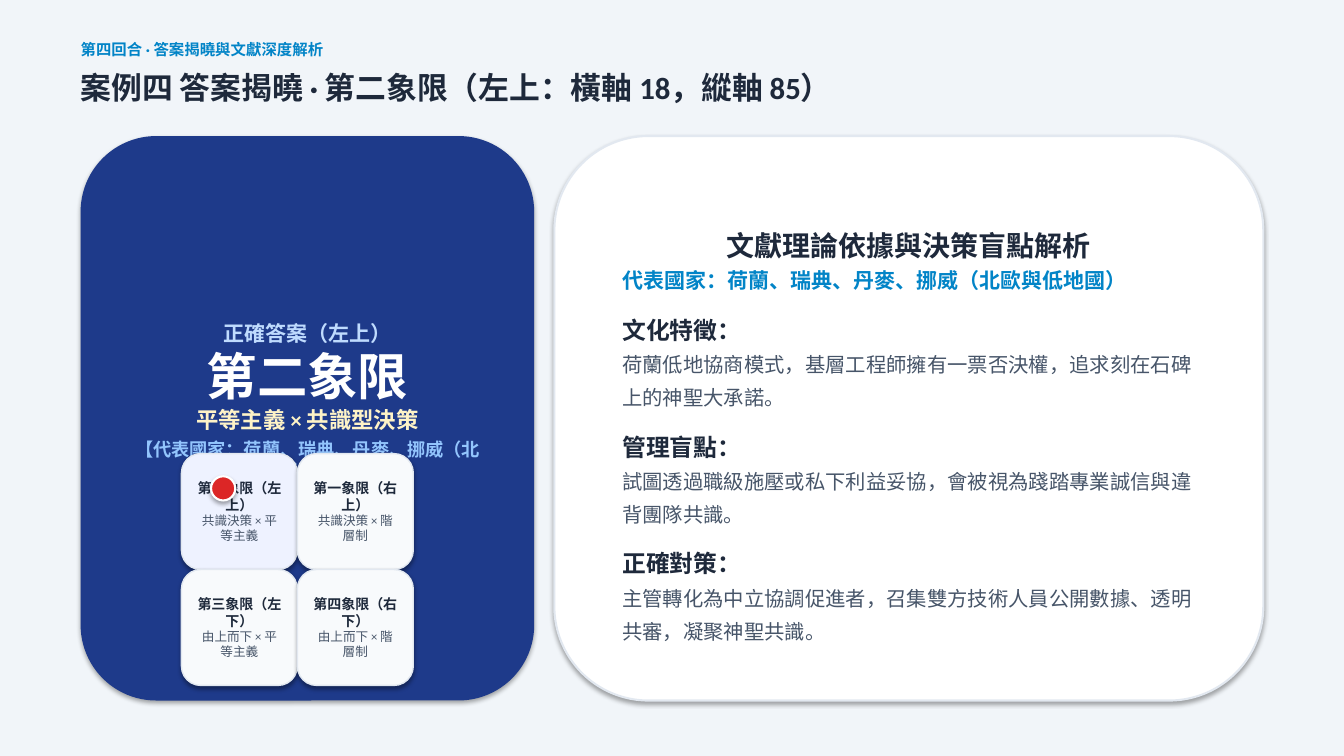
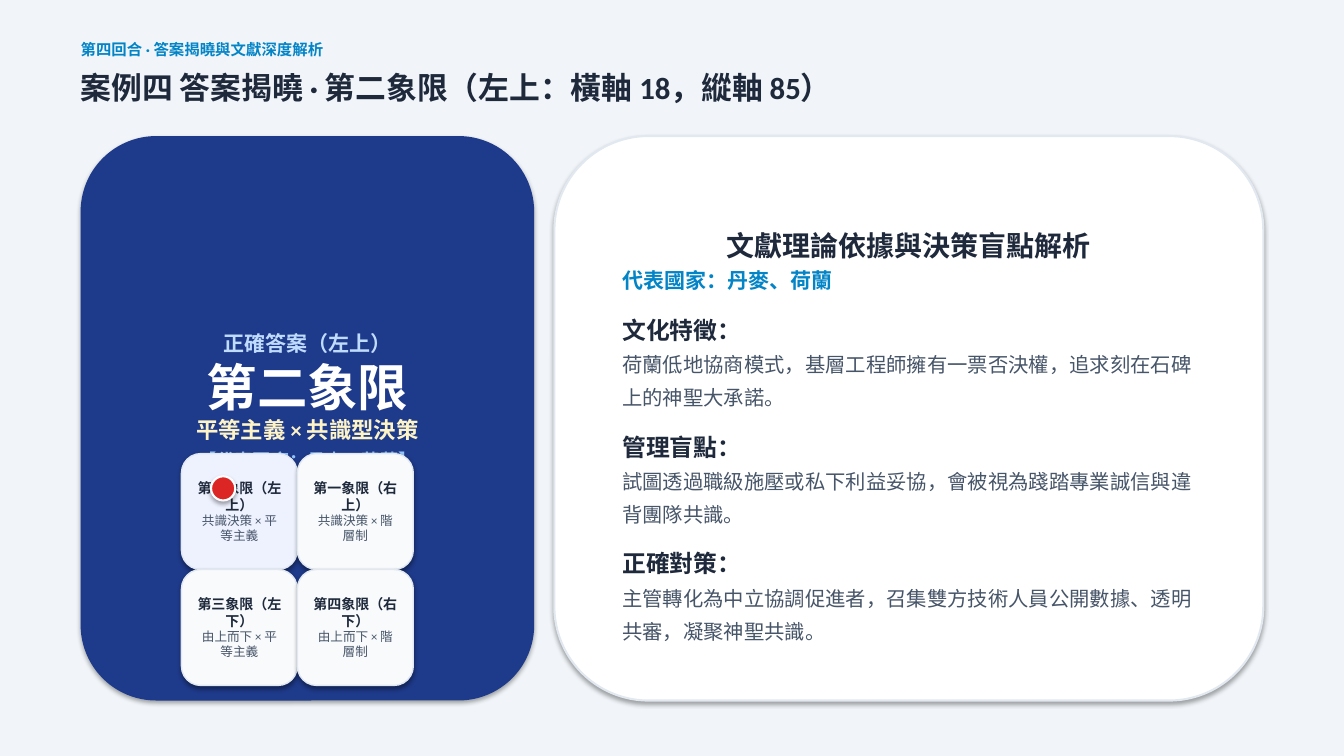
Before and after one commit to routerdd1818-tech/OB, a slide deck: slide 12 of 誰是文化王_備案簡報_Who_Is_Culture_King.pptx. Drawn at 1344x756 pixels with LibreOffice and Linux fonts; fonts in the diff are those of the drawing. Boxes give left, top, right and bottom in pixels: in the first picture for what was removed or moved away, otherwise in the second. Text is boxed around its words. In the diff, an @@ line names an element or a change of style, - is before the commit and + after.

```diff
--- a/誰是文化王_備案簡報_Who_Is_Culture_King.pptx
+++ b/誰是文化王_備案簡報_Who_Is_Culture_King.pptx
@@ text in rounded rectangle at (622, 270, 832, 290): text changed @@
-代表國家：荷蘭、瑞典、丹麥、挪威（北歐與低地國）
+代表國家：丹麥、荷蘭
@@ text in rounded rectangle at (199, 448, 417, 472): text changed @@
-【代表國家：荷蘭、瑞典、丹麥、挪威（北歐與低地國）】
+【代表國家：丹麥、荷蘭】
```
Also in this commit, not shown: 5 other slides changed, 5 other files.
